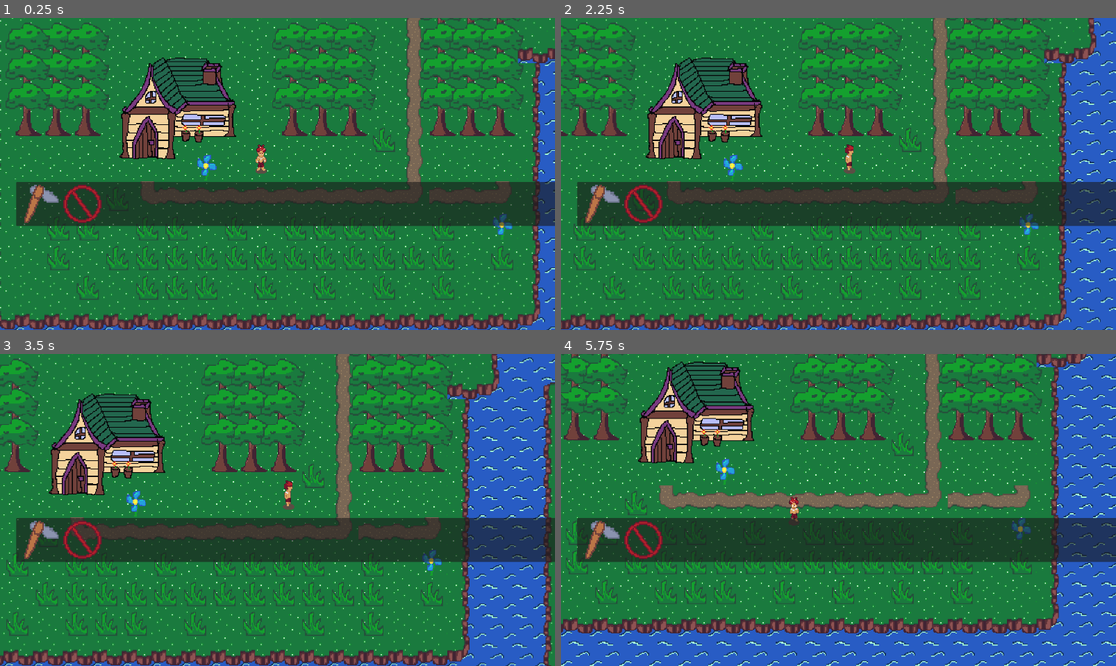
Above: before the commit, frames 1-4 (two rows, left to right).
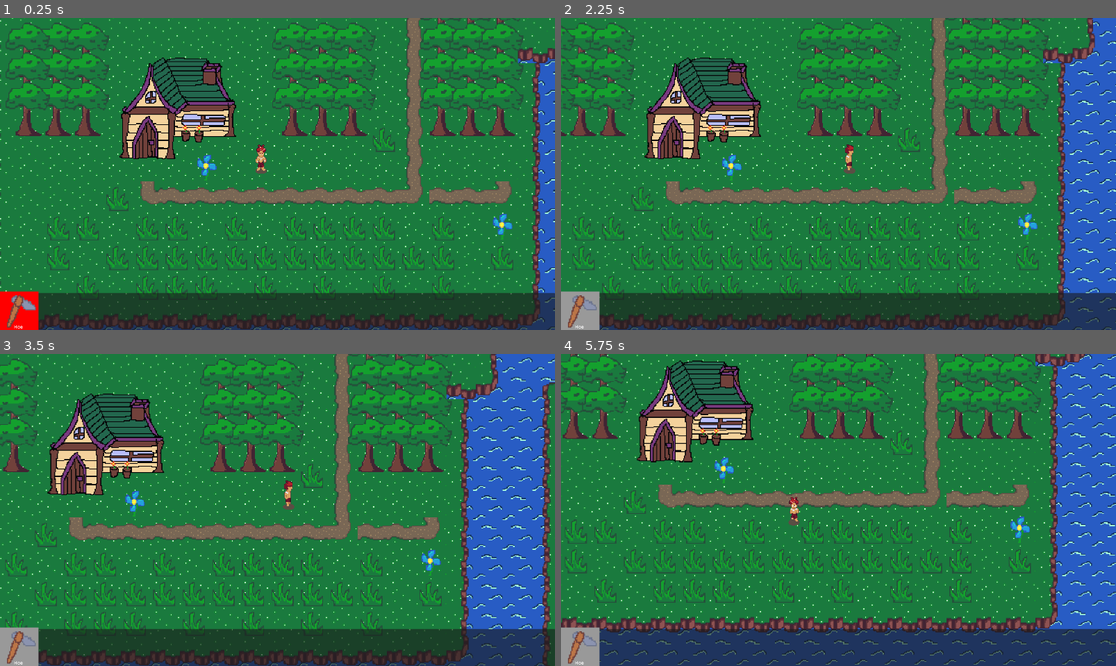
Above: after the commit, the same moments.

Repository: PkTara/timeSkip
Game: Godot game, scene res://main.tscn
The game is run twice, just before and just after one commit, with the same random seed, the same clock (stepped at 60 frames per second) and the same inputs.
Inputs (mouse positions are in pixels of both pictures, inside the frame that each line leads up to):
- Up to frame 1 (0.25 s): no input
- Up to frame 2 (2.25 s): tap Enter at 0.5 s; move the mouse to (960, 158) at 0.52 s; hold D (right) 0.53-1.25 s; tap 1 (1) at 0.6 s; click (960, 158) at 0.67 s; tap 2 (2) at 0.8 s; drag from (727, 189) to (810, 236) at 1.27 s; tap Space at 2 s; move the mouse to (894, 105) at 2.02 s; hold D (right) from 2.03 s (still down); click (894, 105) at 2.1 s
- Up to frame 3 (3.5 s): right-click (333, 441) at 2.3 s; release D (right) at 2.75 s; drag from (249, 572) to (111, 463) at 2.77 s
- Up to frame 4 (5.75 s): tap Enter at 3.5 s; move the mouse to (1005, 556) at 3.52 s; hold A (left) 3.53-4.25 s; hold Shift (shift) 3.53-4.25 s; tap 1 (1) at 3.8 s; drag from (672, 463) to (755, 432) at 4.27 s; tap Space at 5 s; move the mouse to (866, 510) at 5.02 s; hold S (down) from 5.03 s (still down); tap 2 (2) at 5.1 s; click (866, 510) at 5.3 s

The runs differ from the first frame. In frame 1, 24% of the frame differs, in the area x 0-100%, y 52-100%; in frame 2, 36%; in frame 3, 37%; in frame 4, 41%, in the area x 0-100%, y 0-100%.
Error before the commit: Invalid access of index '2' on a base object of type: 'Array'. (res://Player.gd:74)

Commit message:
Very broken Hotbar system

Diff:
--- a/Inventory.gd
+++ b/Inventory.gd
@@ -1,18 +1,42 @@
 class_name InventorySlots
 extends CanvasLayer
 
-@export var slot1:Item
-@export var slot2:Item
 
+@onready var panel = %Panel
+@onready var player = get_tree().get_first_node_in_group("player")
+
+
+@export var slot_scene:PackedScene
+
+@export var slots:Array[Item] = []
+
+var currentTool = 0
+
+
+var slotDisplays = []
 
 # Called when the node enters the scene tree for the first time.
 func _ready():
-	var slots = [slot1, slot2]
 
 	for slot in slots:
+		if slot:
+			var instance = slot_scene.instantiate()
+			$Panel/HBoxContainer.add_child(instance)
+			instance.display(slot)
 
-		var itemDispay = load("res://data/tools/item_display.tscn")
-		var instance = itemDispay.instantiate()
+			slotDisplays.append(instance)
 
-		instance.texture = slot.texture
-		$Panel/HBoxContainer.add_child(instance)
+	selectSlot(0)
+
+func selectSlot(number):
+	for slot in slotDisplays:
+		slot.select(false)
+
+	if number < len(slotDisplays):
+		currentTool = slots[number]
+		slotDisplays[number].select(true)
+
+
+func _unhandled_input(event):
+	for i in range(1, 5):
+		if Input.is_action_just_pressed(str(i)): selectSlot(i - 1)
--- a/Player.gd
+++ b/Player.gd
@@ -2,6 +2,8 @@
 
 signal place(tile)
 signal destroy(tile)
+
+@onready var toolbar = %Toolbar
 
 var toolIndex = 0
 var tools = ["none", "hoe"]
@@ -53,7 +55,7 @@
 
 	return(velocity)
 
-func tileChange(tile ):
+func tileChange(tile):
 	if (position - get_global_mouse_position()).length() < 300: # TODO: Place at limits of reach
 		if tile == "till":
 			place.emit("soil")
@@ -66,12 +68,18 @@
 	changeRunningValue() # if shift is pressed
 	velocity = playerMovement()
 
-	if Input.is_action_just_pressed("1"): toolIndex = 1
-	elif Input.is_action_just_pressed("2"): toolIndex = 2
+	#if Input.is_action_just_pressed("1"): toolIndex = 0
+	#elif Input.is_action_just_pressed("2"): toolIndex = 1
 
 
-	if Input.is_action_just_pressed("rightClick"): tileChange("till")
-	if Input.is_action_just_pressed("leftClick"): toolToAction[tools[toolIndex]]["leftClick"].call(toolToAction[tools[toolIndex]]["leftClickArgument"])
+	if Input.is_action_just_pressed("rightClick"):
+		tileChange("till")
+		if toolbar.currentTool.has_method("leftClick"): toolbar.currentTool.leftClick()
+
+	if Input.is_action_just_pressed("leftClick"):
+		toolToAction[tools[toolIndex]]["leftClick"].call(toolToAction[tools[toolIndex]]["leftClickArgument"])
+		if toolbar.currentTool.has_method("rightClick"): toolbar.currentTool.rightClick()
+
 	if Input.is_action_just_pressed("esc"): get_tree().quit()
 
 	move_and_slide()
--- /dev/null
+++ b/data/block.gd
@@ -0,0 +1,5 @@
+extends Item
+class_name Block
+
+@onready var map =
+func rightClick():
--- /dev/null
+++ b/data/equipable_item.gd
@@ -0,0 +1,9 @@
+
+extends Item
+
+class_name EquipableItem
+
+func leftClick():
+	print("left", name)
+func rightClick():
+	print("right", name)
--- /dev/null
+++ b/data/tools/hoe.gd
@@ -0,0 +1,8 @@
+extends Node
+
+class_name Hoe
+@export var item:Item
+
+func leftClick():
+	print("leftClick")
+	$Map.on_player_place("soil")
--- a/data/tools/hoe.tres
+++ b/data/tools/hoe.tres
@@ -1,9 +1,9 @@
-[gd_resource type="Resource" script_class="Tool" load_steps=3 format=3 uid="uid://cknxhxwhl7x7j"]
+[gd_resource type="Resource" script_class="EquipableItem" load_steps=3 format=3 uid="uid://ccnetip18xyof"]
 
-[ext_resource type="Script" path="res://data/Item.gd" id="1_rveak"]
-[ext_resource type="Texture2D" uid="uid://cx1bxt2kxw2st" path="res://data/img/hoe.png" id="2_uu8rm"]
+[ext_resource type="Script" path="res://data/equipable_item.gd" id="1_rvl2e"]
+[ext_resource type="Texture2D" uid="uid://cx1bxt2kxw2st" path="res://data/img/hoe.png" id="2_r6ia2"]
 
 [resource]
-script = ExtResource("1_rveak")
+script = ExtResource("1_rvl2e")
 name = "Hoe"
-texture = ExtResource("2_uu8rm")
+texture = ExtResource("2_r6ia2")
--- /dev/null
+++ b/data/tools/item_display.gd
@@ -0,0 +1,14 @@
+extends PanelContainer
+@onready var texture_rect = %TextureRect
+@onready var label = %Label
+
+
+func display(item):
+	texture_rect.texture = item.texture
+	label.text = item.name
+
+func select(isSelected):
+	var color = Color(1.0, 0.0, 0.0) if isSelected else Color(0.6, 0.6, 0.6)
+	var styleBox: StyleBoxFlat = get_theme_stylebox("panel").duplicate()
+	styleBox.set("bg_color", color)
+	add_theme_stylebox_override("panel", styleBox)
--- a/data/tools/item_display.tscn
+++ b/data/tools/item_display.tscn
@@ -1,14 +1,29 @@
-[gd_scene format=3 uid="uid://dhxni84jeiedk"]
+[gd_scene load_steps=3 format=3 uid="uid://dhxni84jeiedk"]
 
-[node name="ItemDisplay" type="TextureRect"]
+[ext_resource type="Script" path="res://data/tools/item_display.gd" id="1_oirws"]
+
+[sub_resource type="StyleBoxFlat" id="StyleBoxFlat_n7tqe"]
+expand_margin_left = 5.0
+expand_margin_top = 5.0
+expand_margin_right = 5.0
+expand_margin_bottom = 5.0
+
+[node name="ItemDisplay" type="PanelContainer"]
 anchors_preset = 15
 anchor_right = 1.0
 anchor_bottom = 1.0
 grow_horizontal = 2
 grow_vertical = 2
+theme_override_styles/panel = SubResource("StyleBoxFlat_n7tqe")
+script = ExtResource("1_oirws")
+
+[node name="TextureRect" type="TextureRect" parent="."]
+unique_name_in_owner = true
+layout_mode = 2
 expand_mode = 3
 
-[node name="TextureRect" type="TextureRect" parent="."]
+[node name="Label" type="Label" parent="."]
+unique_name_in_owner = true
 layout_mode = 2
-offset_right = 1920.0
-offset_bottom = 1080.0
+size_flags_horizontal = 4
+size_flags_vertical = 8
--- a/data/tools/none.tres
+++ b/data/tools/none.tres
@@ -1,4 +1,4 @@
-[gd_resource type="Resource" script_class="Tool" load_steps=3 format=3 uid="uid://xeqpt2ju3ini"]
+[gd_resource type="Resource" script_class="Item" load_steps=3 format=3 uid="uid://xeqpt2ju3ini"]
 
 [ext_resource type="Script" path="res://data/Item.gd" id="1_owekw"]
 [ext_resource type="Texture2D" uid="uid://c2pys16x1f1jd" path="res://data/img/stop.png" id="2_d7s2j"]
@@ -7,3 +7,4 @@
 script = ExtResource("1_owekw")
 name = "None"
 texture = ExtResource("2_d7s2j")
+type = "Tool"
--- /dev/null
+++ b/data/tools/wood.tres
@@ -0,0 +1,10 @@
+[gd_resource type="Resource" script_class="Item" load_steps=3 format=3 uid="uid://woxbk0r7046t"]
+
+[ext_resource type="Script" path="res://data/Item.gd" id="1_wsu1y"]
+[ext_resource type="Texture2D" uid="uid://boxx2cd3xdkp3" path="res://data/img/wood.png" id="2_jhja7"]
+
+[resource]
+script = ExtResource("1_wsu1y")
+name = "Wood"
+texture = ExtResource("2_jhja7")
+type = "tool"
--- a/main.tscn
+++ b/main.tscn
@@ -10,8 +10,8 @@
 [ext_resource type="Script" path="res://playerCam.gd" id="6_4gcos"]
 [ext_resource type="AudioStream" uid="uid://bxh5m50nr3lvk" path="res://Stream Loops 2024-01-24_01.ogg" id="9_q570b"]
 [ext_resource type="Script" path="res://Inventory.gd" id="10_sx7c0"]
-[ext_resource type="Resource" uid="uid://cknxhxwhl7x7j" path="res://data/tools/hoe.tres" id="11_rruha"]
-[ext_resource type="Resource" uid="uid://xeqpt2ju3ini" path="res://data/tools/none.tres" id="12_0uf22"]
+[ext_resource type="PackedScene" uid="uid://dhxni84jeiedk" path="res://data/tools/item_display.tscn" id="11_jpu0q"]
+[ext_resource type="Resource" uid="uid://ccnetip18xyof" path="res://data/tools/hoe.tres" id="11_rruha"]
 
 [sub_resource type="TileSetAtlasSource" id="TileSetAtlasSource_o4w62"]
 texture = ExtResource("1_bobcf")
@@ -423,6 +423,7 @@
 script = ExtResource("3_x08b0")
 
 [node name="Player" type="CharacterBody2D" parent="."]
+unique_name_in_owner = true
 position = Vector2(936, 544)
 scale = Vector2(2, 2)
 motion_mode = 1
@@ -450,23 +451,26 @@
 
 [node name="AudioStreamPlayer2D" type="AudioStreamPlayer2D" parent="."]
 stream = ExtResource("9_q570b")
-autoplay = true
-
-[node name="Inventory" type="CanvasLayer" parent="."]
+
+[node name="Toolbar" type="CanvasLayer" parent="."]
+unique_name_in_owner = true
 script = ExtResource("10_sx7c0")
-slot1 = ExtResource("11_rruha")
-slot2 = ExtResource("12_0uf22")
-
-[node name="Panel" type="PanelContainer" parent="Inventory"]
-offset_left = 56.0
-offset_top = 568.0
-offset_right = 1976.0
-offset_bottom = 720.0
-size_flags_horizontal = 3
-
-[node name="HBoxContainer" type="HBoxContainer" parent="Inventory/Panel"]
+slot_scene = ExtResource("11_jpu0q")
+slots = Array[Resource("res://data/Item.gd")]([ExtResource("11_rruha")])
+
+[node name="Panel" type="PanelContainer" parent="Toolbar"]
+unique_name_in_owner = true
+custom_minimum_size = Vector2(0, 128)
+anchors_preset = 12
+anchor_top = 1.0
+anchor_right = 1.0
+anchor_bottom = 1.0
+grow_horizontal = 2
+grow_vertical = 0
+
+[node name="HBoxContainer" type="HBoxContainer" parent="Toolbar/Panel"]
 layout_mode = 2
-theme_override_constants/separation = 1
+theme_override_constants/separation = 20
 
 [connection signal="destroy" from="Player" to="Map" method="_on_player_destory"]
 [connection signal="place" from="Player" to="Map" method="_on_player_place"]
--- a/project.godot
+++ b/project.godot
@@ -7,6 +7,16 @@
 ;   param=value ; assign values to parameters
 
 config_version=5
+
+[addons]
+
+resources_spreadsheet_view/array_color_tint=100.0
+resources_spreadsheet_view/color_rows=true
+resources_spreadsheet_view/array_min_width=128.0
+resources_spreadsheet_view/resource_preview_size=32.0
+resources_spreadsheet_view/clip_headers=false
+resources_spreadsheet_view/dupe_arrays=true
+resources_spreadsheet_view/context_menu_on_leftclick=false
 
 [application]
 
@@ -21,6 +31,16 @@
 
 window/size/viewport_width=1920
 window/size/viewport_height=1080
+
+[editor_plugins]
+
+enabled=PackedStringArray("res://addons/resources_spreadsheet_view/plugin.cfg")
+
+[file_customization]
+
+folder_colors={
+"res://data/tools/": "orange"
+}
 
 [input]
 
@@ -84,6 +104,26 @@
 "events": [Object(InputEventKey,"resource_local_to_scene":false,"resource_name":"","device":-1,"window_id":0,"alt_pressed":false,"shift_pressed":false,"ctrl_pressed":false,"meta_pressed":false,"pressed":false,"keycode":0,"physical_keycode":50,"key_label":0,"unicode":50,"echo":false,"script":null)
 ]
 }
+3={
+"deadzone": 0.5,
+"events": [Object(InputEventKey,"resource_local_to_scene":false,"resource_name":"","device":-1,"window_id":0,"alt_pressed":false,"shift_pressed":false,"ctrl_pressed":false,"meta_pressed":false,"pressed":false,"keycode":0,"physical_keycode":51,"key_label":0,"unicode":51,"echo":false,"script":null)
+]
+}
+4={
+"deadzone": 0.5,
+"events": [Object(InputEventKey,"resource_local_to_scene":false,"resource_name":"","device":-1,"window_id":0,"alt_pressed":false,"shift_pressed":false,"ctrl_pressed":false,"meta_pressed":false,"pressed":false,"keycode":0,"physical_keycode":52,"key_label":0,"unicode":52,"echo":false,"script":null)
+]
+}
+5={
+"deadzone": 0.5,
+"events": [Object(InputEventKey,"resource_local_to_scene":false,"resource_name":"","device":-1,"window_id":0,"alt_pressed":false,"shift_pressed":false,"ctrl_pressed":false,"meta_pressed":false,"pressed":false,"keycode":0,"physical_keycode":53,"key_label":0,"unicode":53,"echo":false,"script":null)
+]
+}
+6={
+"deadzone": 0.5,
+"events": [Object(InputEventKey,"resource_local_to_scene":false,"resource_name":"","device":-1,"window_id":0,"alt_pressed":false,"shift_pressed":false,"ctrl_pressed":false,"meta_pressed":false,"pressed":false,"keycode":0,"physical_keycode":54,"key_label":0,"unicode":54,"echo":false,"script":null)
+]
+}
 
 [rendering]
 
Not shown, added: addons/resources_spreadsheet_view/editor_color_setter.gd
Not shown, added: addons/resources_spreadsheet_view/editor_icon_button.gd
Not shown, added: addons/resources_spreadsheet_view/editor_view.gd
Not shown, added: addons/resources_spreadsheet_view/editor_view.tscn
Not shown, added: addons/resources_spreadsheet_view/import_export/formats_edit/edit_base.gd
Not shown, added: addons/resources_spreadsheet_view/import_export/formats_edit/edit_csv.gd
Not shown, added: addons/resources_spreadsheet_view/import_export/formats_edit/edit_tres.gd
Not shown, added: addons/resources_spreadsheet_view/import_export/formats_export/export_csv.gd
Not shown, added: addons/resources_spreadsheet_view/import_export/formats_import/import_csv.gd
Not shown, added: addons/resources_spreadsheet_view/import_export/import_export_dialog.gd
Not shown, added: addons/resources_spreadsheet_view/import_export/import_export_dialog.tscn
Not shown, added: addons/resources_spreadsheet_view/import_export/import_export_enum_format.gd
(and 46 more such lines)
